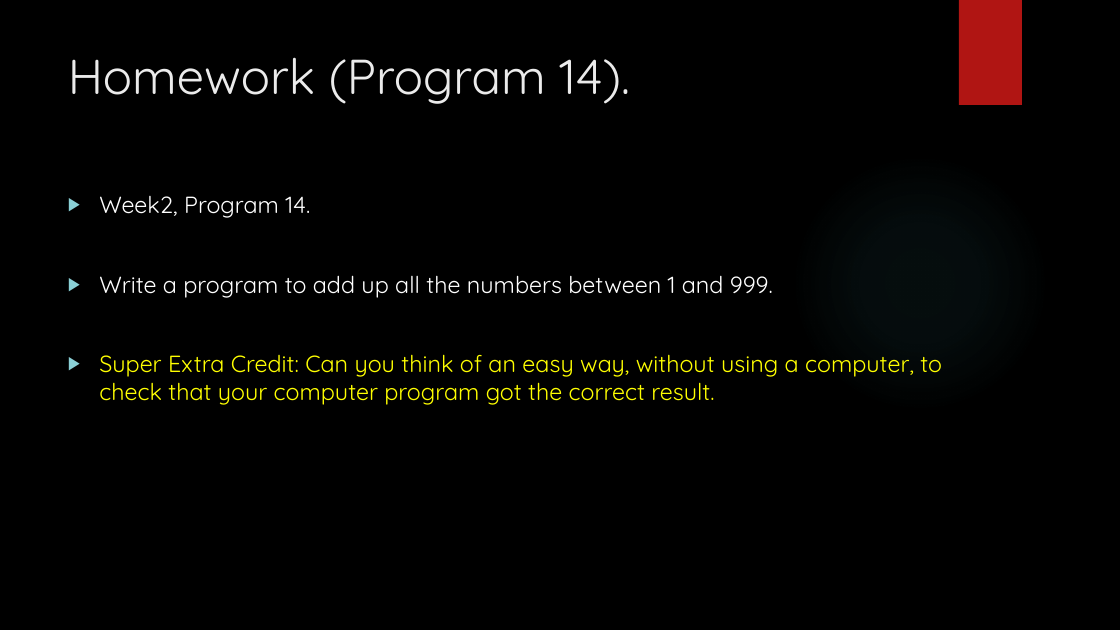
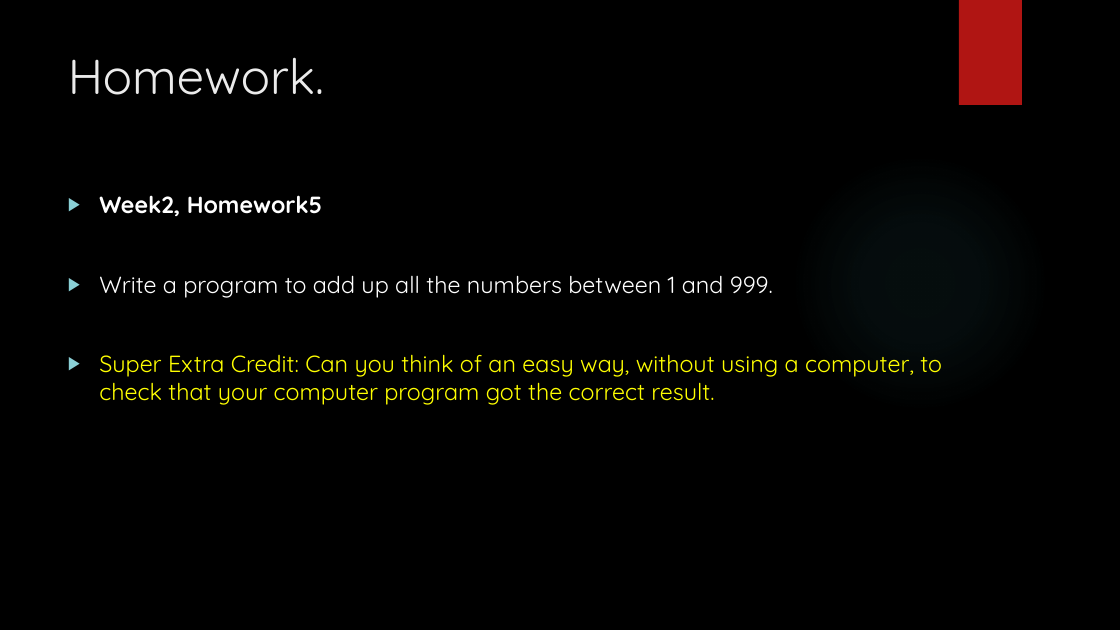
Before and after one commit to davidgroves/DGM_Tutorials, a slide deck: slide 24 of week2/week2.pptx. Drawn at 1120x630 pixels with LibreOffice and Linux fonts; fonts in the diff are those of the drawing; background and template pictures are left out. Boxes give left, top, right and bottom in pixels: in the first picture for what was removed or moved away, otherwise in the second. Text is boxed around its words. In the diff, an @@ line names an element or a change of style, - is before the commit and + after.

Commit message:
Renamed homework.

```diff
--- a/week2/week2.pptx
+++ b/week2/week2.pptx
@@ title at <box>68,57,324,95</box>: text changed @@
-Homework (Program 14).
+Homework.
@@ text at <box>99,195,322,216</box>: text changed; bold on @@
-▶ Week2, Program 14.
+▶ Week2, Homework5
```
Also in this commit, not shown: 4 other slides changed.
